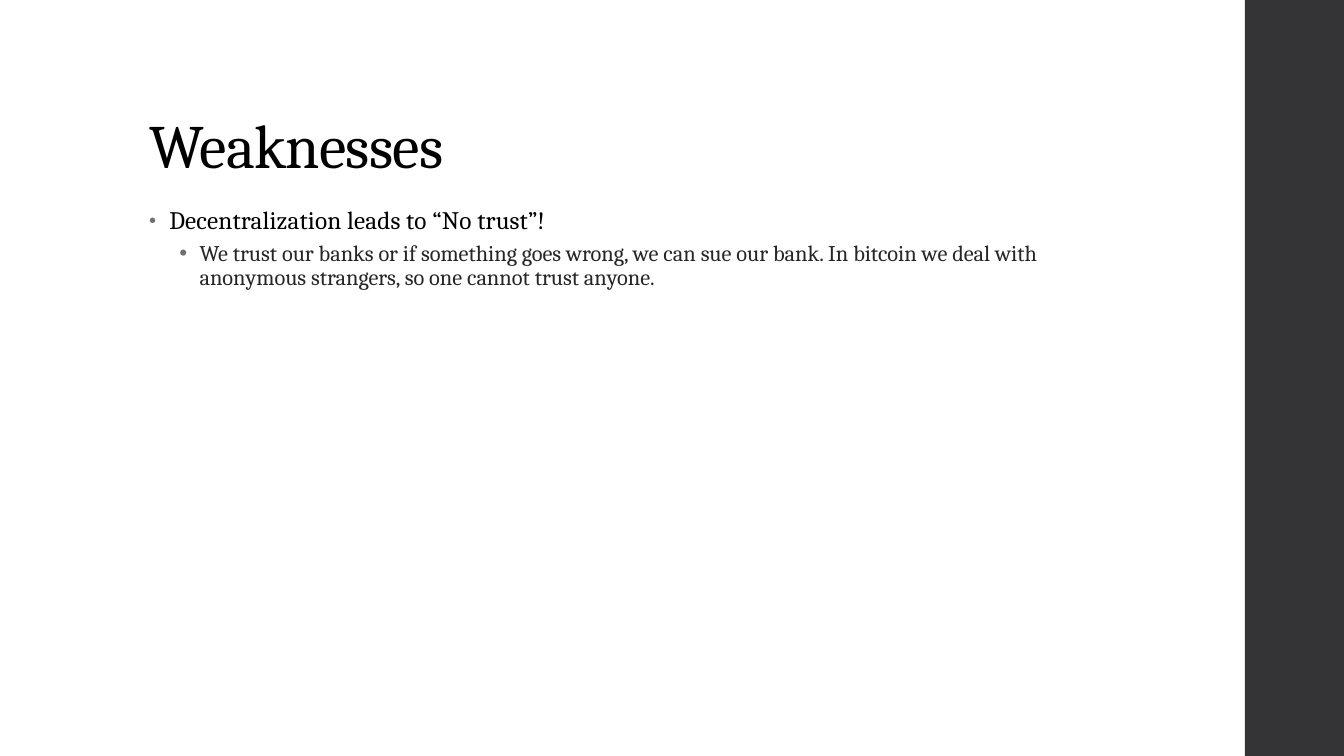
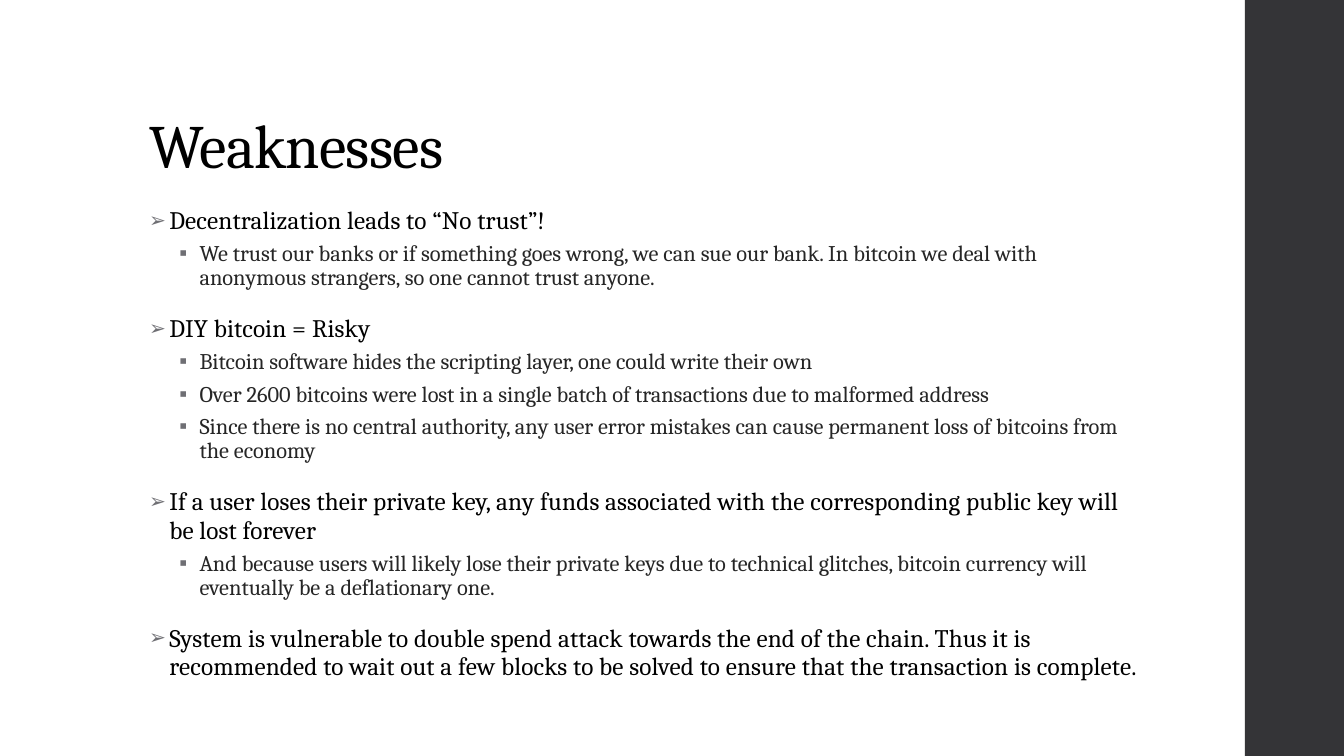
Before and after one commit to niravaga/CS-6650-BSDS-Assignment-3, a slide deck: slide 43 of BlockChain/BlockChain.pptx (slide 29 before the commit). Drawn at 1344x756 pixels with LibreOffice and Linux fonts; fonts in the diff are those of the drawing. Boxes give left, top, right and bottom in pixels: in the first picture for what was removed or moved away, otherwise in the second. Text is boxed around its words. In the diff, an @@ line names an element or a change of style, - is before the commit and + after.

Commit message:
Almost there

```diff
--- a/BlockChain/BlockChain.pptx
+++ b/BlockChain/BlockChain.pptx
@@ text at (x1=169, y1=319, x2=1137, y2=681): paragraphs added @@
+➢ DIY bitcoin = Risky
+  ▪ Bitcoin software hides the scripting layer, one could write their own
+  ▪ Over 2600 bitcoins were lost in a single batch of transactions due to malformed address
+  ▪ Since there is no central authority, any user error mistakes can cause permanent loss of bitcoins from the economy
+➢ If a user loses their private key, any funds associated with the corresponding public key will be lost forever
+  ▪ And because users will likely lose their private keys due to technical glitches, bitcoin currency will eventually be a deflationary one.
+➢ System is vulnerable to double spend attack towards the end of the chain. Thus it is recommended to wait out a few blocks to be solved to ensure that the transaction is complete.
```
Also in this commit, not shown: 12 other slides changed, 17 slides added, 9 slides removed.
